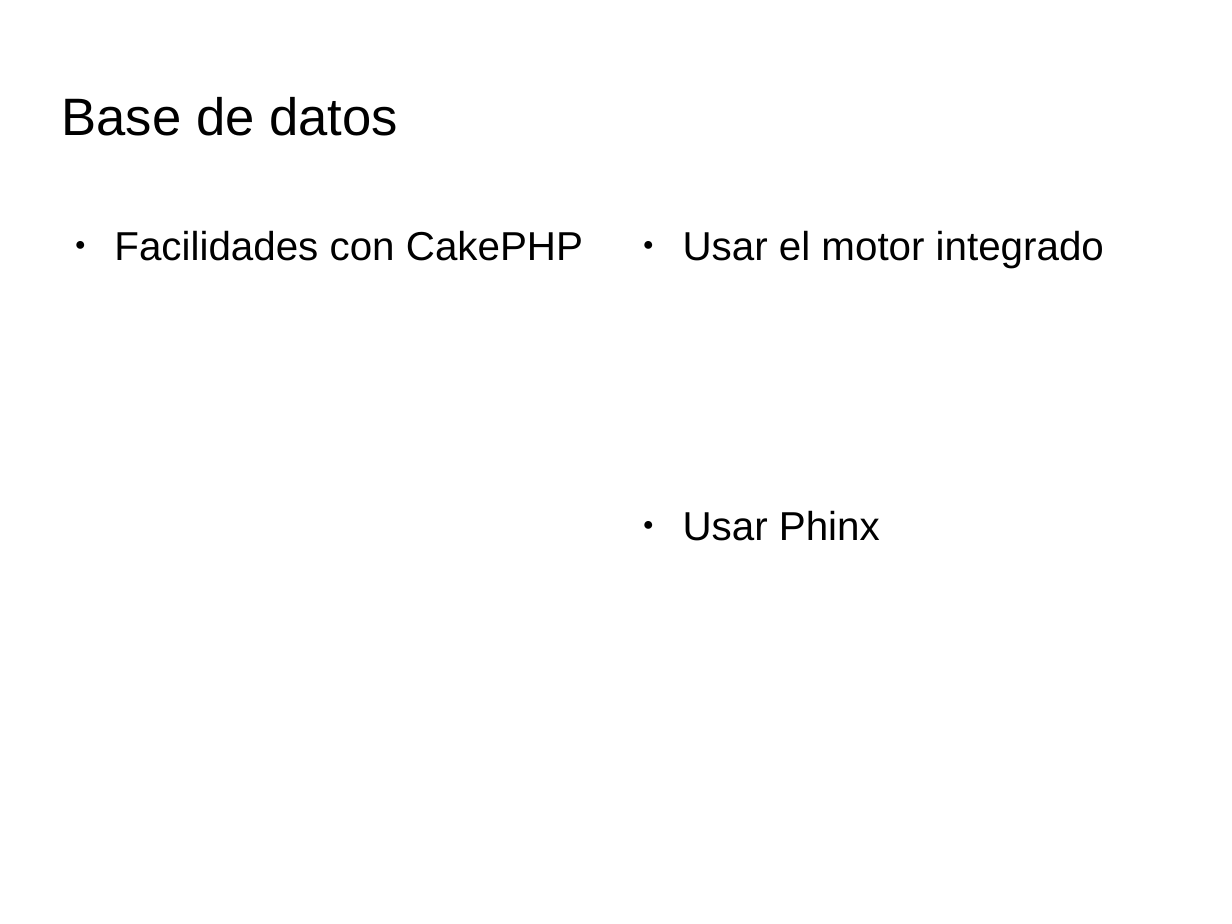
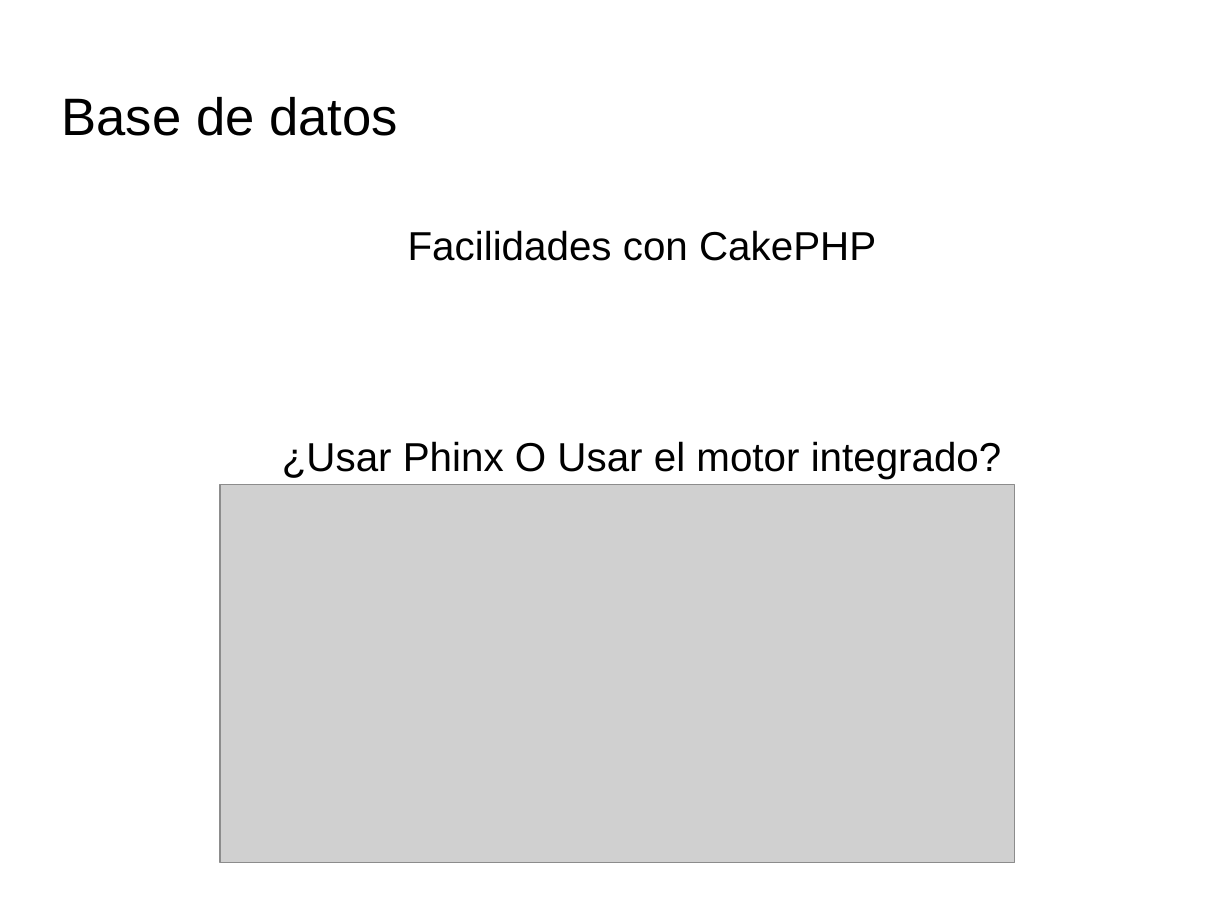
Before and after one commit to HungerWolf-LS/CursoCakePHP, a slide deck: slide 26 of CakePHP.odp (slide 27 before the commit). Drawn at 1232x924 pixels with LibreOffice and Linux fonts; fonts in the diff are those of the drawing; grey boxes stand for pictures; background and template pictures are left out. Boxes give left, top, right and bottom in pixels: in the first picture for what was removed or moved away, otherwise in the second. Text is boxed around its words. In the diff, an @@ line names an element or a change of style, - is before the commit and + after.

```diff
--- a/CakePHP.odp
+++ b/CakePHP.odp
@@ text removed at [114,230,583,261] @@
-● Facilidades con CakePHP
@@ text at [282,230,1002,479]: text changed @@
-● Usar el motor integrado
+Facilidades con CakePHP
+¿Usar Phinx O Usar el motor integrado?
@@ picture added at [220,485,1015,863] @@
@@ text removed at [683,510,880,541] @@
-● Usar Phinx
```
Also in this commit, not shown: 7 other slides changed, 3 slides added, 3 slides removed, 3 other files.
